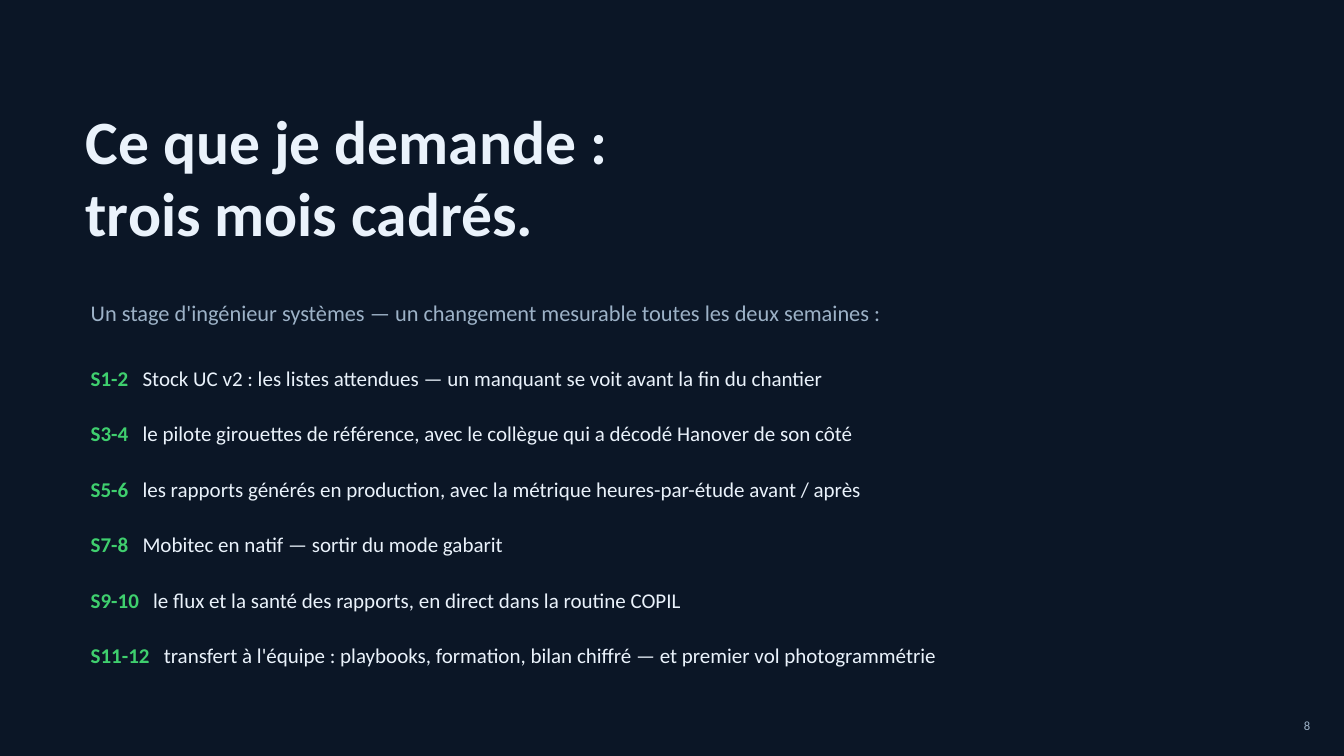
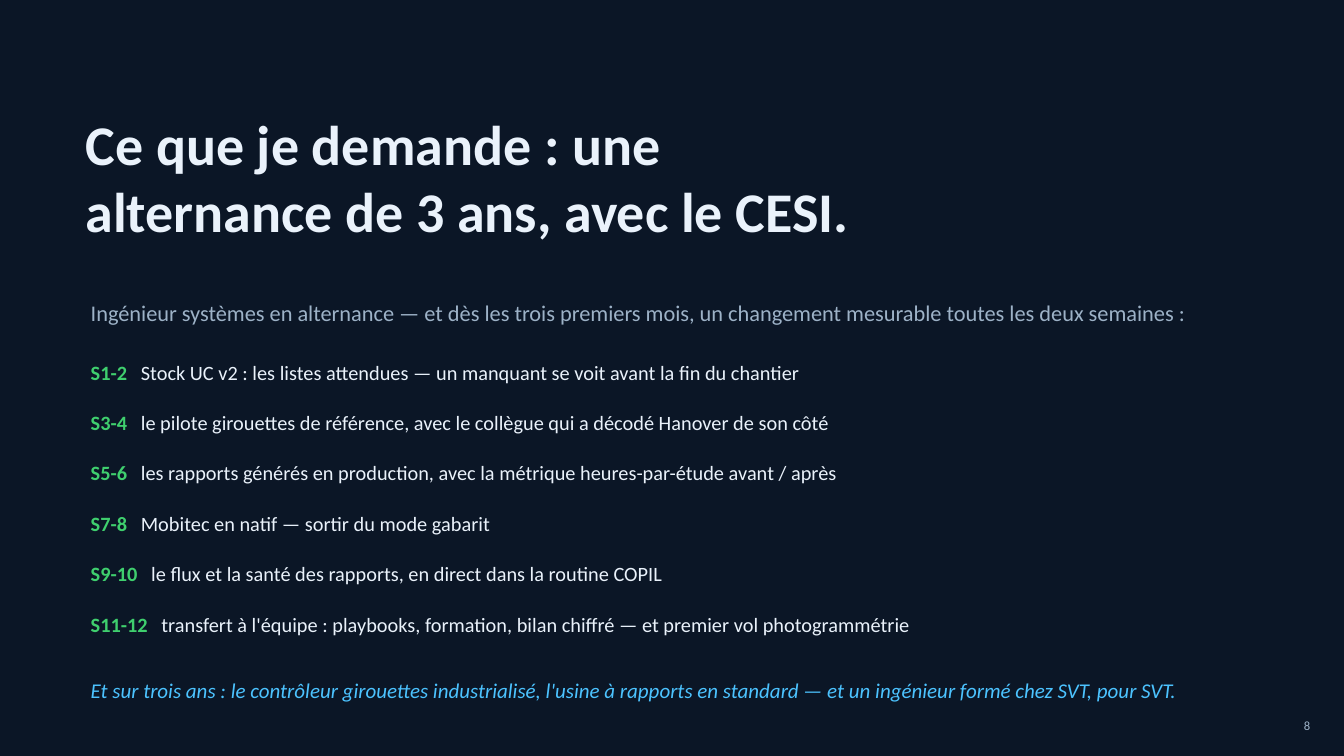
Before and after one commit to abysse8/abysse8, a slide deck: slide 8 of presentations/svt-huit-switches.pptx. Drawn at 1344x756 pixels with LibreOffice and Linux fonts; fonts in the diff are those of the drawing. Boxes give left, top, right and bottom in pixels: in the first picture for what was removed or moved away, otherwise in the second. Text is boxed around its words. In the diff, an @@ line names an element or a change of style, - is before the commit and + after.

```diff
--- a/presentations/svt-huit-switches.pptx
+++ b/presentations/svt-huit-switches.pptx
@@ text at (x1=86, y1=125, x2=849, y2=240): text changed; size 44 to 40 pt @@
-Ce que je demande :
-trois mois cadrés.
+Ce que je demande : une
+alternance de 3 ans, avec le CESI.
@@ text at (x1=91, y1=305, x2=1174, y2=325): text changed @@
-Un stage d'ingénieur systèmes — un changement mesurable toutes les deux semaines :
+Ingénieur systèmes en alternance — et dès les trois premiers mois, un changement mesurable toutes les deux semaines :
@@ text "S3-4 le pilote girouettes de ..." moved from (x1=91, y1=426, x2=852, y2=445) to (x1=91, y1=416, x2=829, y2=434) @@
@@ text "S5-6 les rapports générés en ..." moved from (x1=91, y1=482, x2=861, y2=501) to (x1=91, y1=466, x2=836, y2=484) @@
@@ text "S7-8 Mobitec en natif — ..." moved from (x1=91, y1=537, x2=503, y2=556) to (x1=91, y1=517, x2=490, y2=535) @@
@@ text "S9-10 le flux et la ..." moved from (x1=91, y1=593, x2=681, y2=612) to (x1=91, y1=567, x2=662, y2=585) @@
@@ size 15 to 14.5 pt in 6 elements at (x1=91, y1=366, x2=799, y2=384), (x1=91, y1=416, x2=829, y2=434), (x1=91, y1=466, x2=836, y2=484), (x1=91, y1=517, x2=490, y2=535), (x1=91, y1=567, x2=662, y2=585), (x1=91, y1=618, x2=910, y2=636) @@
@@ text "S11-12 transfert à l'équipe : ..." moved from (x1=91, y1=648, x2=935, y2=667) to (x1=91, y1=618, x2=910, y2=636) @@
@@ text added at (x1=91, y1=683, x2=1176, y2=702), 15 pt, text #4CC3FF, italic @@
+Et sur trois ans : le contrôleur girouettes industrialisé, l'usine à rapports en standard — et un ingénieur formé chez SVT, pour SVT.
```
Also in this commit, not shown: 1 other slide changed, 1 other file.
